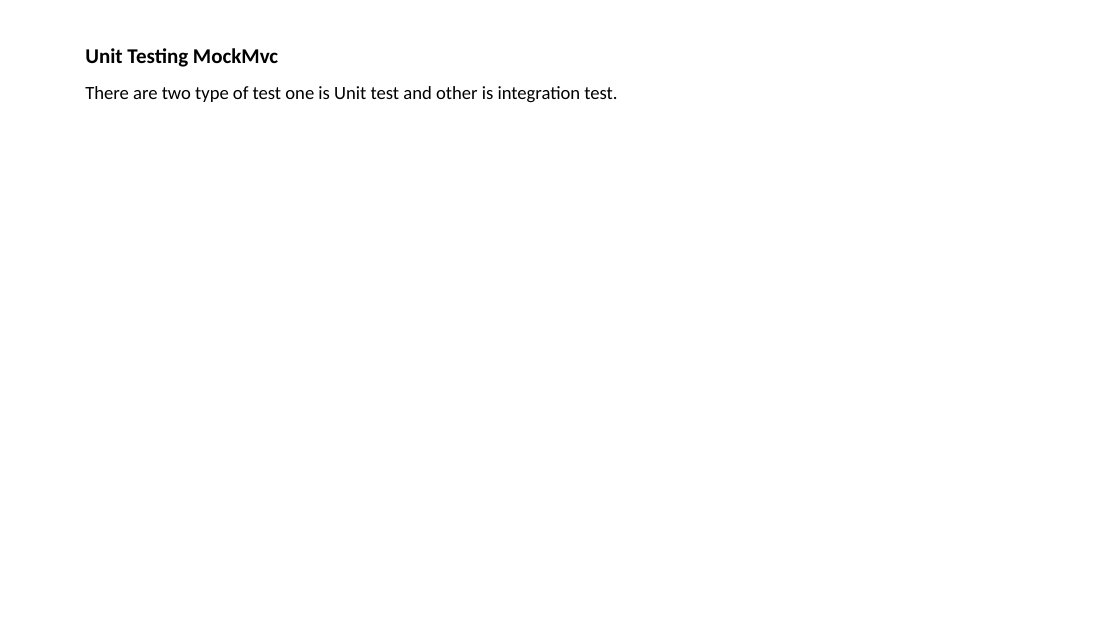
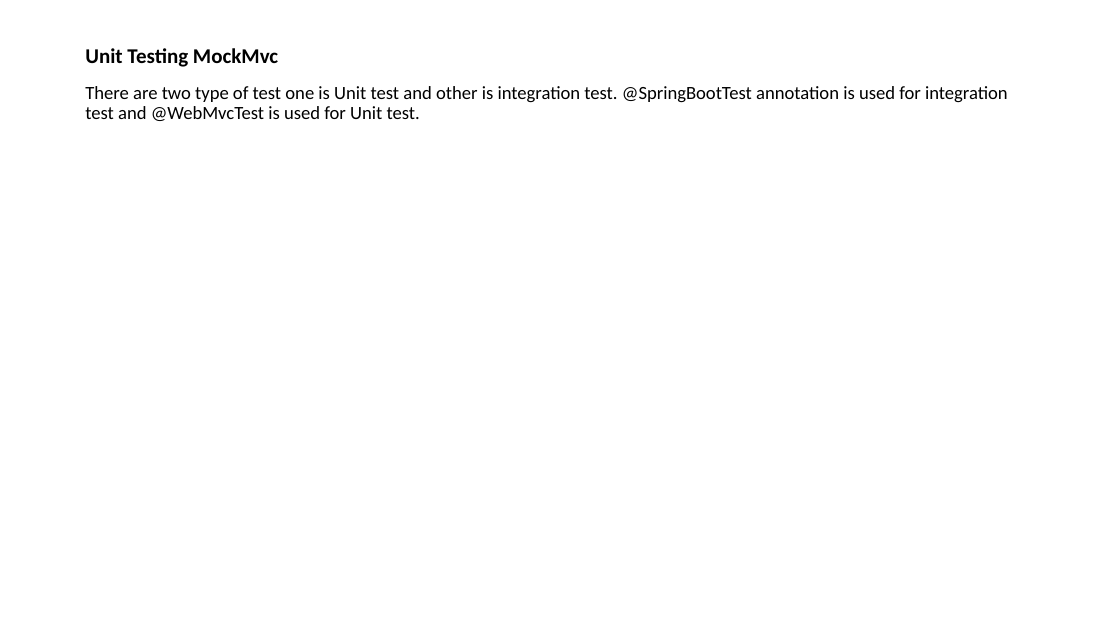
Before and after one commit to shi514652697/Resources, a slide deck: slide 12 of SpringBootPPT/SpringBootFundamental.pptx. Drawn at 1120x630 pixels with LibreOffice and Linux fonts; fonts in the diff are those of the drawing. Boxes give left, top, right and bottom in pixels: in the first picture for what was removed or moved away, otherwise in the second. Text is boxed around its words. In the diff, an @@ line names an element or a change of style, - is before the commit and + after.

Commit message:
updated

```diff
--- a/SpringBootPPT/SpringBootFundamental.pptx
+++ b/SpringBootPPT/SpringBootFundamental.pptx
@@ text at (x1=85, y1=86, x2=1008, y2=121): text changed @@
-There are two type of test one is Unit test and other is integration test.
+There are two type of test one is Unit test and other is integration test. @SpringBootTest annotation is used for integration test and @WebMvcTest is used for Unit test.
```
Also in this commit, not shown: 1 other slide changed.
